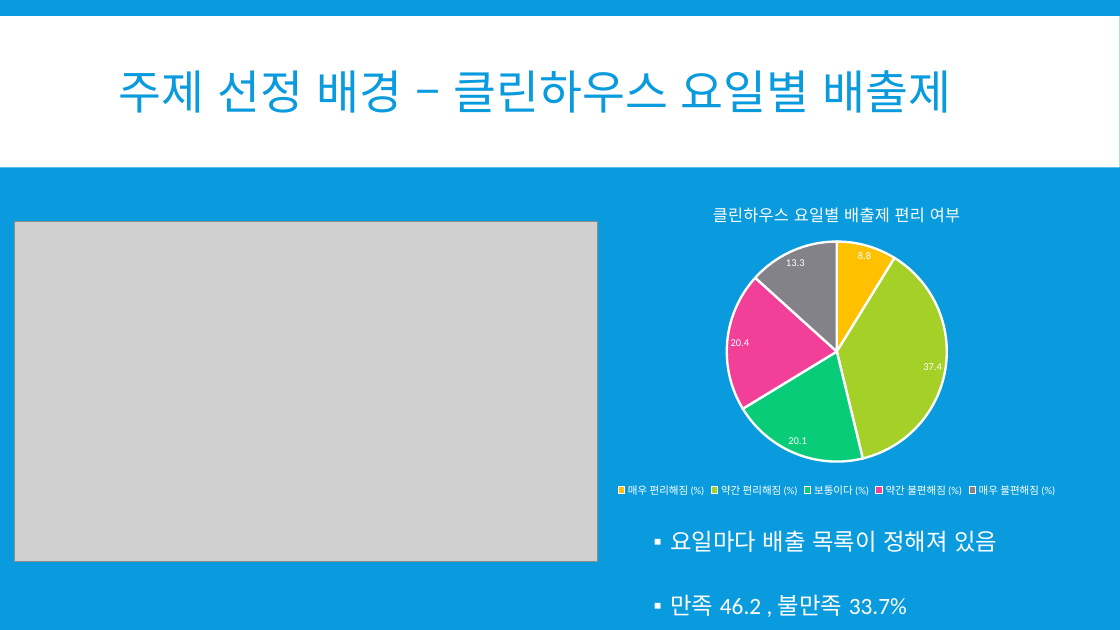
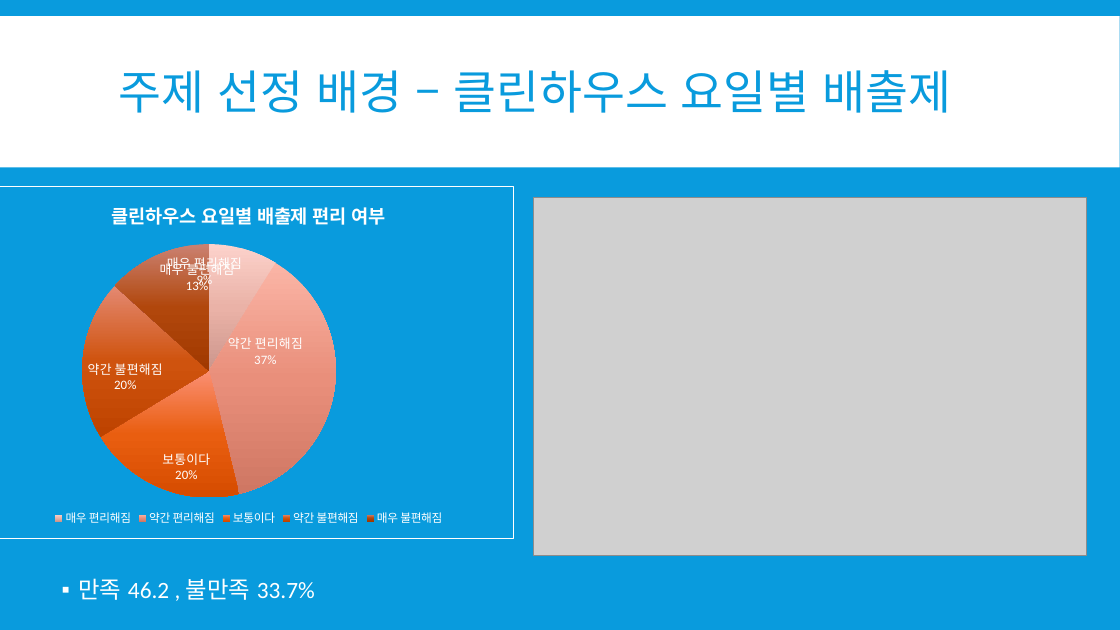
Before and after one commit to so-jeong0127/Python-Project, a slide deck: slide 6 of 3조- 계획서.pptx. Drawn at 1120x630 pixels with LibreOffice and Linux fonts; fonts in the diff are those of the drawing; grey boxes stand for pictures. Boxes give left, top, right and bottom in pixels: in the first picture for what was removed or moved away, otherwise in the second. Text is boxed around its words. In the diff, an @@ line names an element or a change of style, - is before the commit and + after.

```diff
--- a/3조- 계획서.pptx
+++ b/3조- 계획서.pptx
@@ pie chart at box(0, 187, 514, 539) @@
-categories: 매우 편리해짐 (%), 약간 편리해짐 (%), 보통이다 (%), 약간 불편해짐 (%), 매우 불편해짐 (%)
+categories: 매우 편리해짐, 약간 편리해짐, 보통이다, 약간 불편해짐, 매우 불편해짐
-Series 1: 8.8, 37.4, 20.1, 20.4, 13.3
+Series 1: 9, 37, 20, 20, 13
@@ data labels of Series 1 changed @@
@@ colours of single points changed @@
@@ legend changed @@
@@ border changed @@
@@ pie chart: place and size @@
-pie chart at box(576, 187, 1098, 501)
+pie chart at box(0, 187, 514, 539)
@@ picture added at box(534, 197, 1086, 555) @@
@@ picture removed at box(14, 222, 597, 562) @@
@@ text at box(670, 530, 997, 552): paragraph removed @@
-▪ 요일마다 배출 목록이 정해져 있음
@@ text "만족 46.2 , 불만족 33.7%": place and size @@
-text "만족 46.2 , 불만족 33.7%" at box(670, 530, 997, 616)
+text "만족 46.2 , 불만족 33.7%" at box(78, 578, 315, 600)
@@ text "만족 46.2 , 불만족 33.7%" at box(78, 578, 315, 600): line spacing 1.7 to 2 @@
```
Also in this commit, not shown: 4 other slides changed, 1 slide added.
